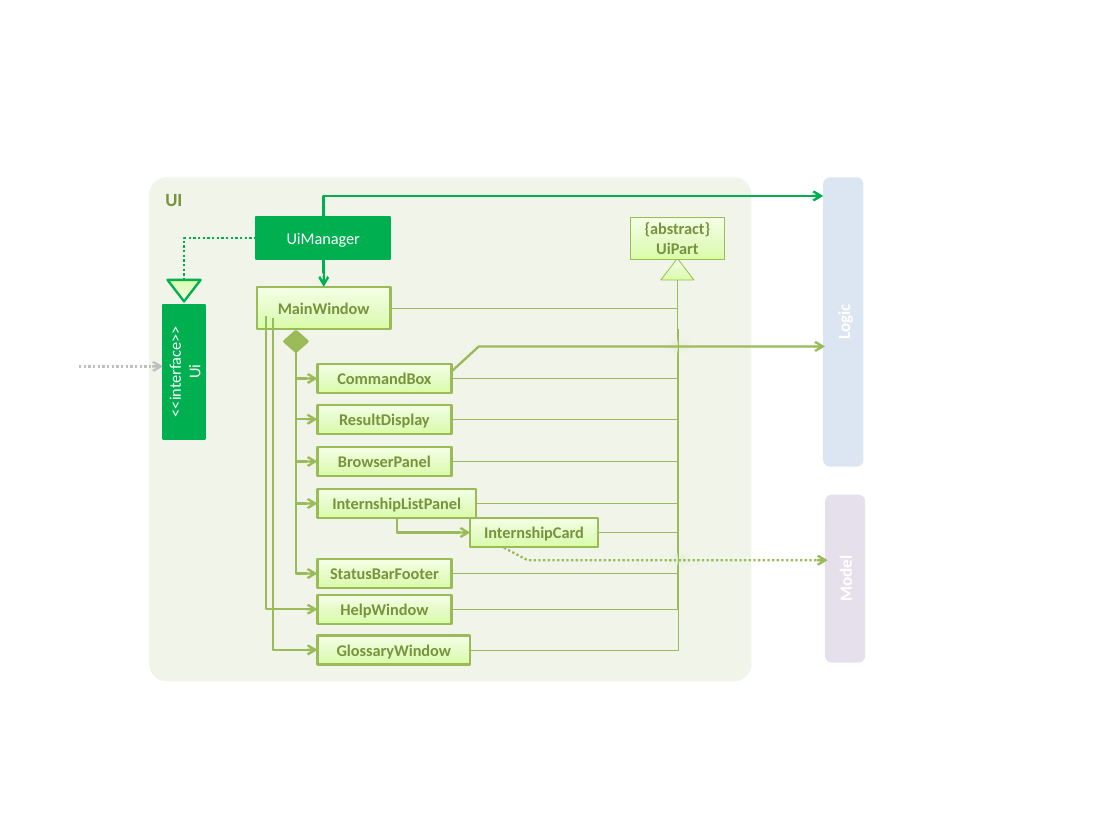
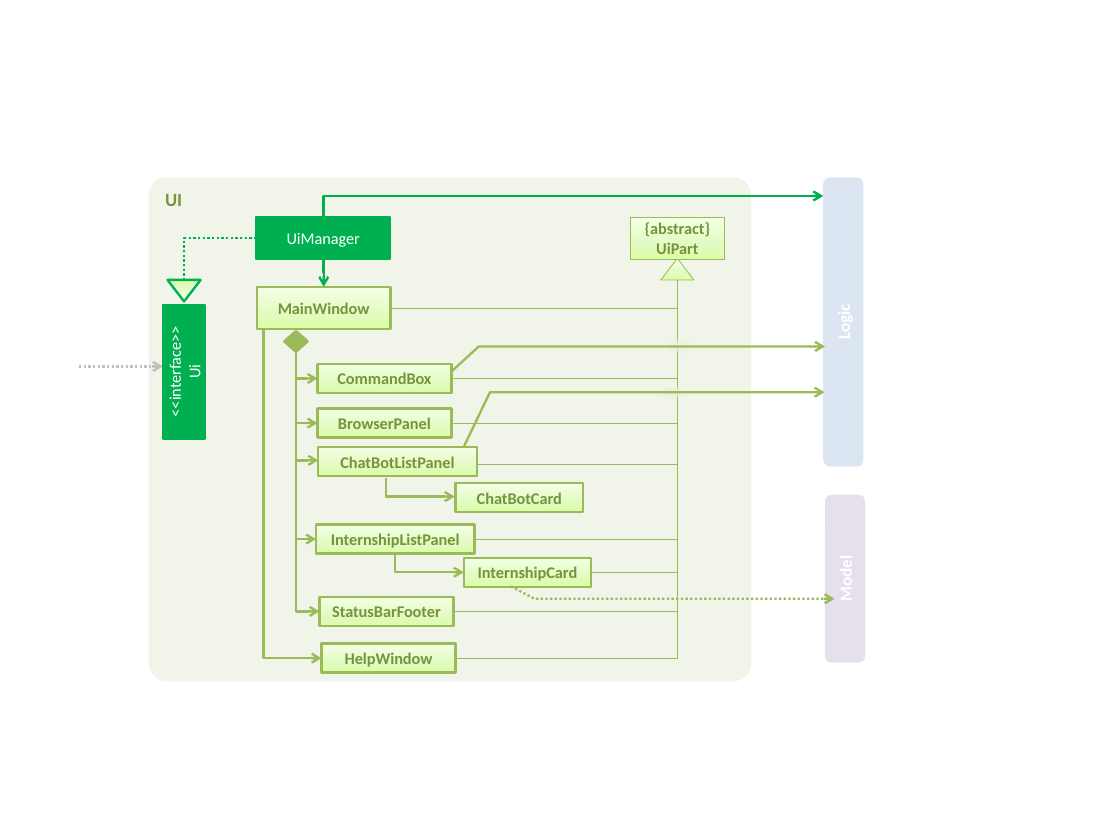
Before and after one commit to wyinkok/main, a slide deck: slide 1 of docs/diagrams/UiComponentClassDiagram.pptx. Drawn at 1120x840 pixels with LibreOffice and Linux fonts; fonts in the diff are those of the drawing. Boxes give left, top, right and bottom in pixels: in the first picture for what was removed or moved away, otherwise in the second. Text is boxed around its words. In the diff, an @@ line names an element or a change of style, - is before the commit and + after.

```diff
--- a/docs/diagrams/UiComponentClassDiagram.pptx
+++ b/docs/diagrams/UiComponentClassDiagram.pptx
@@ elbow line moved from (678, 280) - (451, 461) to (678, 280) - (451, 423) @@
@@ elbow line removed from (451, 419) to (678, 280) @@
@@ elbow line moved from (678, 280) - (451, 573) to (678, 280) - (454, 612) @@
@@ elbow line moved from (678, 280) - (451, 609) to (678, 280) - (456, 659) @@
@@ elbow line moved from (678, 280) - (476, 504) to (678, 280) - (475, 539) @@
@@ elbow line moved from (678, 280) - (598, 532) to (678, 280) - (591, 572) @@
@@ elbow arrow moved from (267, 316) - (318, 609) to (263, 328) - (321, 659) @@
@@ elbow arrow removed from (273, 318) to (318, 650) @@
@@ elbow arrow moved from (296, 352) - (318, 573) to (296, 352) - (319, 612) @@
@@ elbow arrow moved from (296, 352) - (318, 504) to (296, 352) - (316, 539) @@
@@ elbow arrow moved from (296, 352) - (318, 461) to (296, 352) - (318, 423) @@
@@ elbow arrow moved from (296, 352) - (317, 419) to (296, 345) - (318, 460) @@
@@ rectangle: place and size @@
-rectangle at [665, 550, 693, 570]
+rectangle at [657, 382, 685, 402]
@@ rectangle removed at [317, 404, 451, 433] @@
-ResultDisplay
@@ rectangle "BrowserPanel": place and size @@
-rectangle "BrowserPanel" at [318, 447, 452, 476]
+rectangle "BrowserPanel" at [318, 409, 452, 438]
@@ freeform shape added at [464, 392, 824, 447], outline #9BBB59 1.5 pt @@
@@ rectangle added at [318, 447, 476, 476], fill gradient #DAFDA7 to #E4FCC2 to #F5FFE7, outline #9BBB59 1.5 pt, 10.5 pt, text #77933C, bold @@
+ChatBotListPanel
@@ elbow arrow added from (386, 478) to (455, 496), #9BBB59 1.5 pt @@
@@ elbow line moved from (679, 328) - (470, 650) to (678, 466) - (477, 465) @@
@@ rectangle added at [456, 483, 584, 512], fill gradient #DAFDA7 to #E4FCC2 to #F5FFE7, outline #9BBB59 1.5 pt, 10.5 pt, text #77933C, bold @@
+ChatBotCard
@@ rectangle "InternshipListPanel": place and size @@
-rectangle "InternshipListPanel" at [318, 489, 476, 519]
+rectangle "InternshipListPanel" at [316, 524, 474, 553]
@@ elbow arrow moved from (396, 517) - (470, 532) to (395, 553) - (464, 572) @@
@@ rectangle "InternshipCard": place and size @@
-rectangle "InternshipCard" at [470, 517, 598, 547]
+rectangle "InternshipCard" at [464, 558, 591, 587]
@@ rectangle "StatusBarFooter": place and size @@
-rectangle "StatusBarFooter" at [318, 559, 452, 588]
+rectangle "StatusBarFooter" at [319, 597, 454, 626]
@@ freeform shape: place and size @@
-freeform shape at [504, 548, 828, 560]
+freeform shape at [511, 587, 834, 599]
@@ rectangle removed at [318, 635, 470, 664] @@
-GlossaryWindow
@@ rectangle "HelpWindow": place and size @@
-rectangle "HelpWindow" at [318, 595, 452, 624]
+rectangle "HelpWindow" at [321, 644, 456, 673]
```
Also in this commit, not shown: 13 other files.
